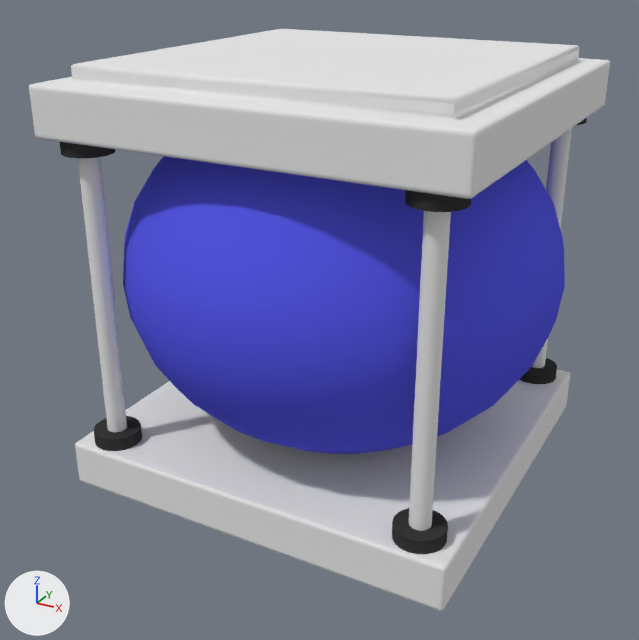
An edit to the Blender file Assets/Models/Models/Balloon Block/Balloon Block.blend, drawn before and after from the same camera.
Before and after are seen from a camera (50 mm lens) standing at (1.94, -3.78, 1.6) and looking at (-0.05, -0.15, -0.22). Arrows for +X, +Y and +Z are at lower left; the lights stay in place.
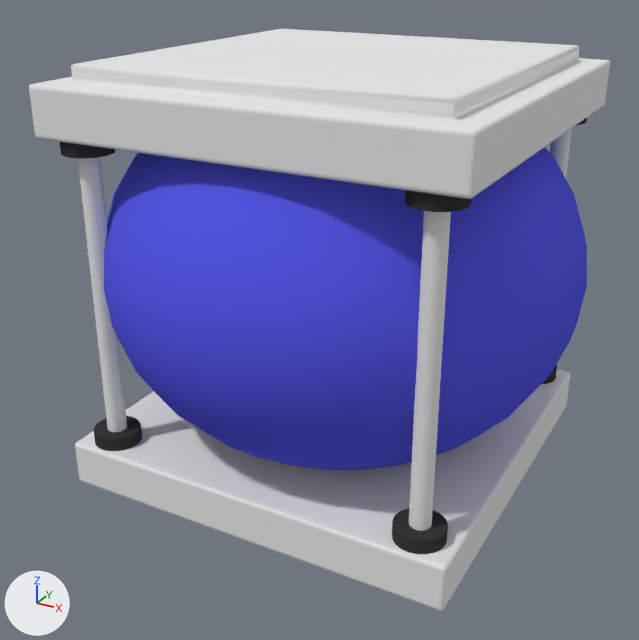
Scene script edits in JSON lines:
```json
{"op": "set", "path": "ob_sphere.location", "old": "(0.0, 0.0, 0.054)", "new": "(0.0, 0.0, 0.068)"}
{"op": "set", "path": "ob_sphere.scale", "old": "(1.1, 1.1, 0.904)", "new": "(1.2, 1.2, 0.99)"}
```

Where the change shows, as pixel boxes (x1, y1, x2, y2) in the pictures (639 x 640 px):
```json
{"object": "Sphere", "change": "moved, rescaled", "before": [123, 156, 565, 454], "after": [104, 147, 587, 470], "on screen": "9% wider, 8% taller"}
```
